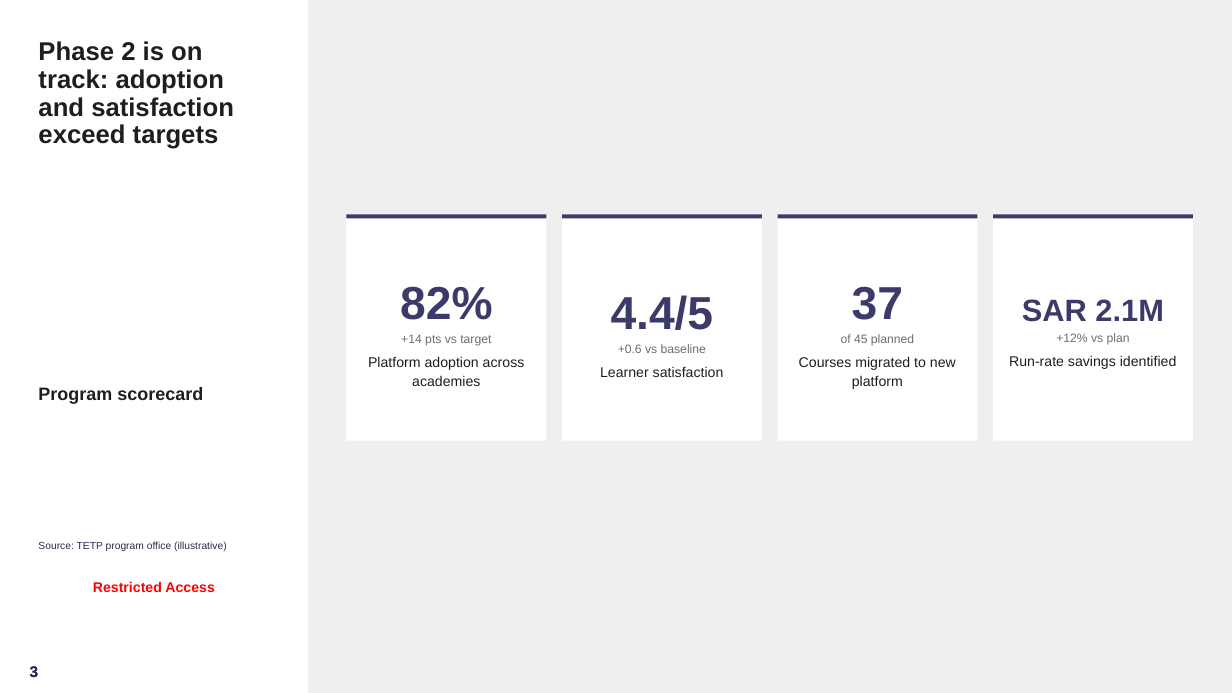
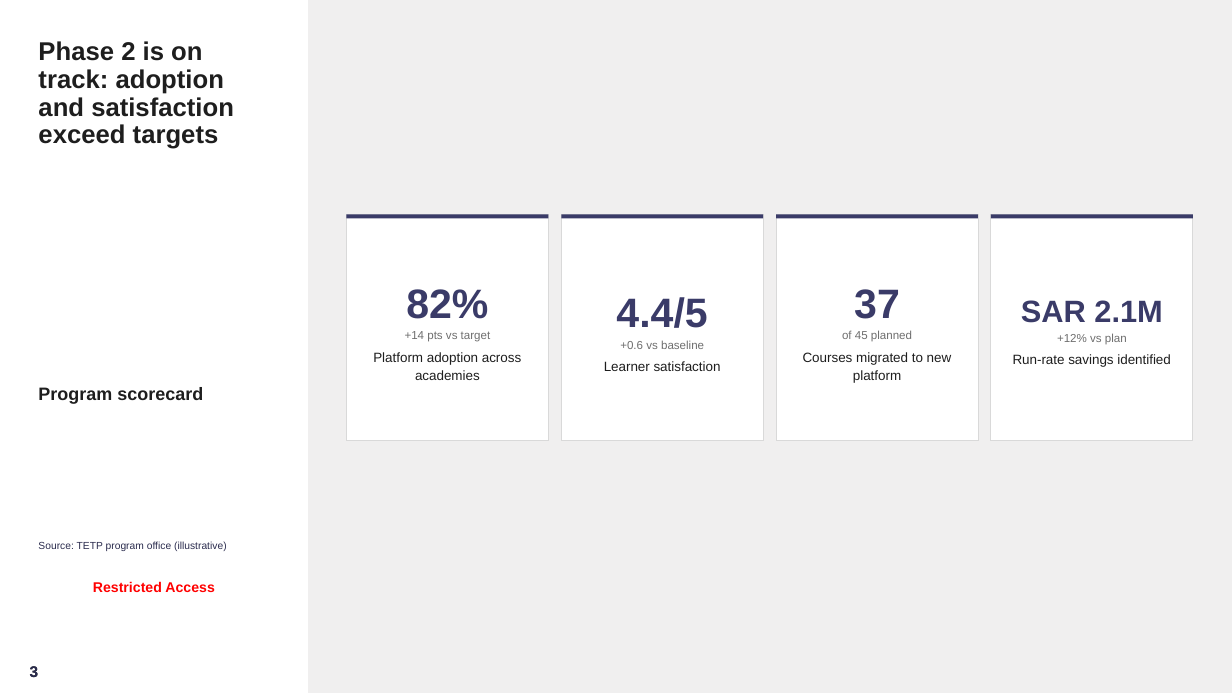
Before and after one commit to ammarkojok/Consulting-Toolkit, a slide deck: slide 3 of .claude/skills/tetp-deck/examples/example-deck.pptx. Drawn at 1232x693 pixels with LibreOffice and Linux fonts; fonts in the diff are those of the drawing; background and template pictures are left out. Boxes give left, top, right and bottom in pixels: in the first picture for what was removed or moved away, otherwise in the second. Text is boxed around its words. In the diff, an @@ line names an element or a change of style, - is before the commit and + after.

```diff
--- a/.claude/skills/tetp-deck/examples/example-deck.pptx
+++ b/.claude/skills/tetp-deck/examples/example-deck.pptx
@@ text "82%" at box(373, 289, 521, 380): size 36 to 32 pt in "82%"; size 9.5 to 9 pt in "+14 pts vs target"; size 11 to 10.5 pt in "Platform adoption across academies"; line spacing 1.15 to 1.12 @@
@@ text "4.4/5" at box(604, 297, 721, 371): size 36 to 32 pt in "4.4/5"; size 9.5 to 9 pt in "+0.6 vs baseline"; size 11 to 10.5 pt in "Learner satisfaction"; line spacing 1.15 to 1.12 @@
@@ text "37" at box(803, 289, 952, 383): size 36 to 32 pt in "37"; size 9.5 to 9 pt in "of 45 planned"; size 11 to 10.5 pt in "Courses migrated to new platform"; line spacing 1.15 to 1.12 @@
@@ outline none to #D9D9D9 0.75 pt in 4 elements at box(776, 214, 979, 441), box(347, 214, 549, 441), box(562, 214, 764, 441), box(991, 214, 1193, 441) @@
@@ text "SAR 2.1M" at box(1013, 300, 1171, 367): size 9.5 to 9 pt in "+12% vs plan"; size 11 to 10.5 pt in "Run-rate savings identified"; line spacing 1.15 to 1.12 @@
```
Also in this commit, not shown: 7 other slides changed, 1 slide added, 11 other files.
